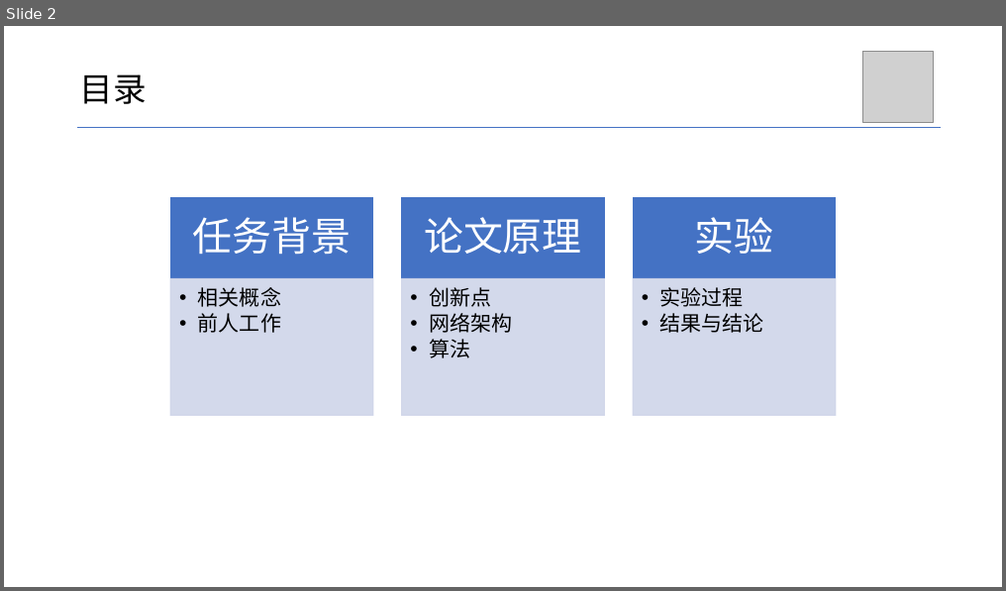
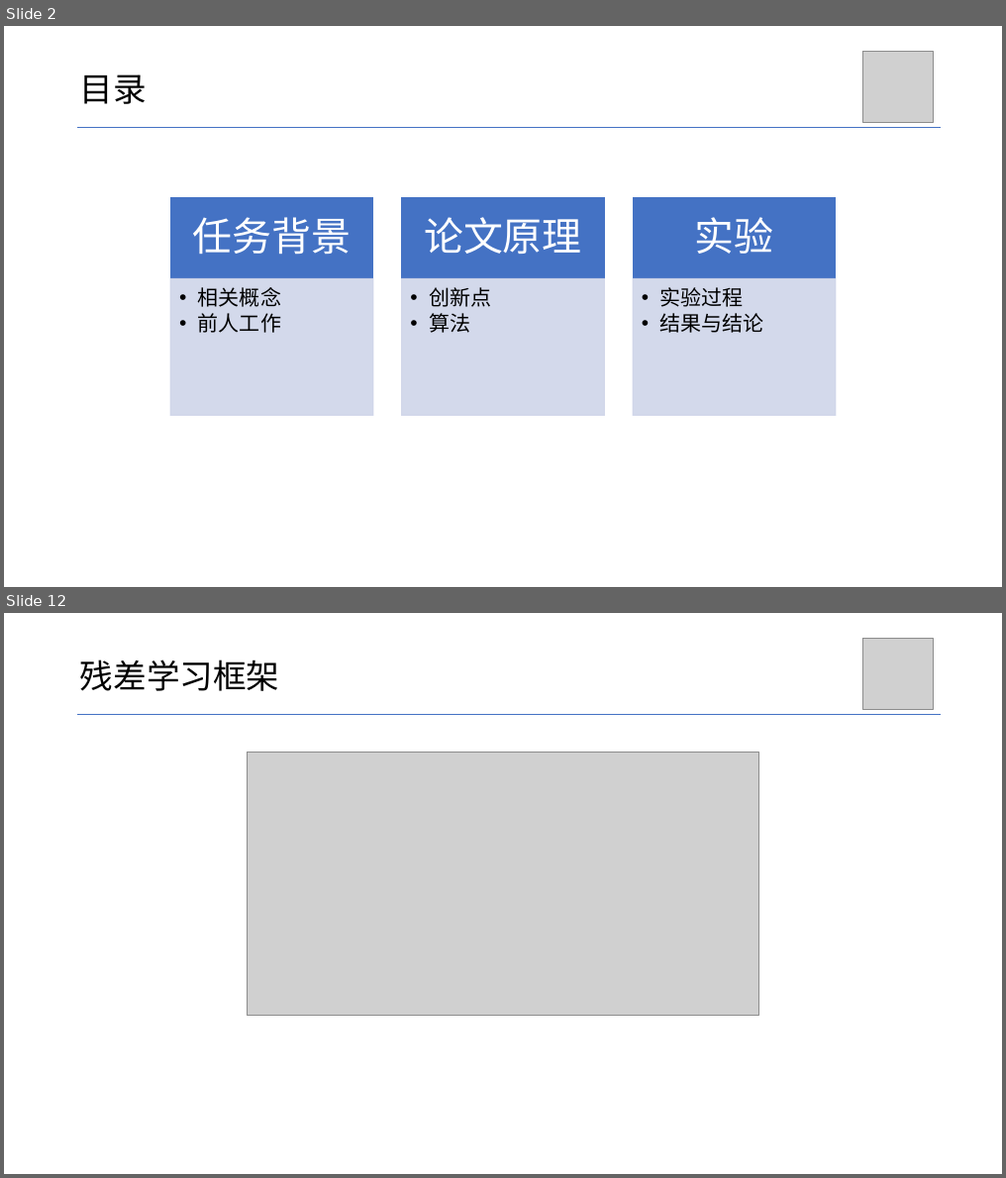
Before and after one commit to Grimm114514/cv-homework, a slide deck: 文献阅读/张宗桪-.pptx. Shown one above the other, each under a label of ours: slide 2 before the commit, slides 2 and 12 after it; the slides between them are not shown. The pictures are 1006x591 and 1006x1178 pixels, drawn with LibreOffice and Linux fonts; fonts in the diff are those of the drawing; grey boxes stand for pictures. Boxes give left, top, right and bottom in pixels: in the first picture for what was removed or moved away, otherwise in the second. Text is boxed around its words. In the diff, an @@ line names an element or a change of style, - is before the commit and + after.

```diff
--- a/文献阅读/张宗桪-.pptx
+++ b/文献阅读/张宗桪-.pptx
@@ slide 12 added at (4, 613, 1002, 1174), background #FFFFFF @@
@@ picture added at (862, 639, 934, 710) @@
@@ title added at (80, 660, 280, 691), 32 pt, text #000000 @@
+残差学习框架
@@ line added from (77, 714) to (941, 714), #4472C4 0.5 pt @@
@@ picture added at (247, 753, 758, 1016) @@
@@ slide 2 changed as well @@
@@ text at (429, 313, 512, 333): paragraph removed @@
-  • 网络架构
```
Also in this commit, not shown: 1 other slide changed, 14 other slides added, 1 slide removed, 17 other files.
